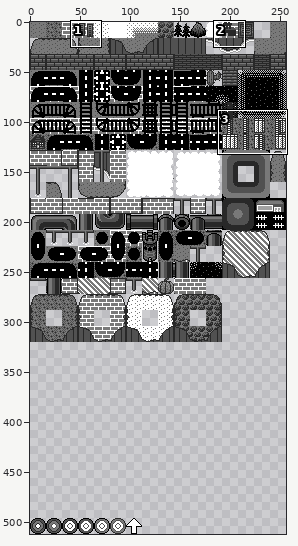
Sprite sheet, stored at bin/assets/img/tilesets/ow.png. The first picture is a wide view before the edit; the outline marks the close-up.
Close-up. Old version:
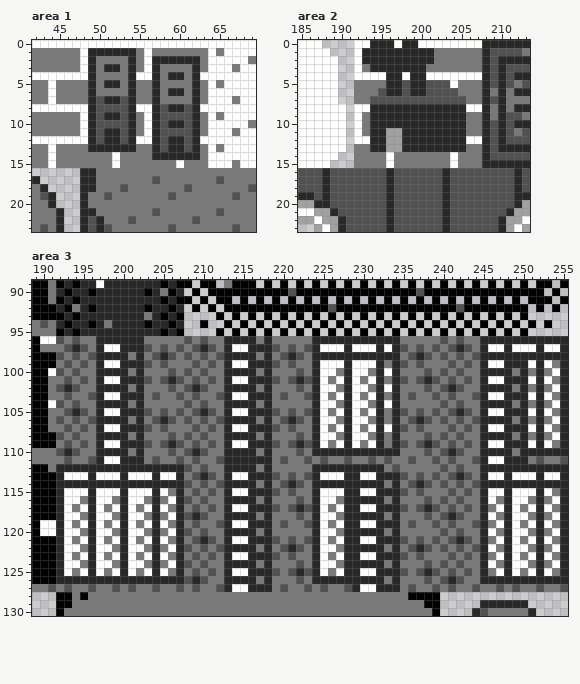
The file is 256x512 pixels. Shown: area 1: x 42..69, y 0..23; area 2: x 185..213, y 0..23; area 3: x 189..255, y 89..130. The commit also changed other parts of the picture, which this record leaves out.
And afterwards:
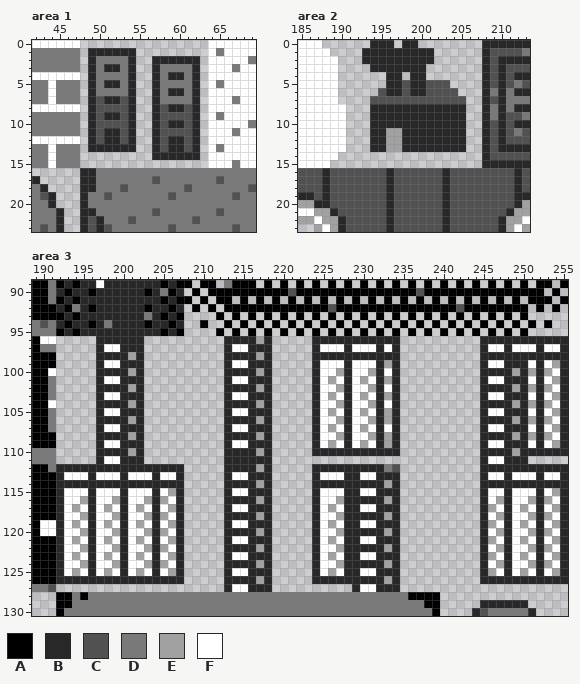
Palette (. is transparent): A #000000  B #282828  C #515151  D #797979  E #a1a1a1  F #ffffff
Changes in this commit:
Changed rows in their new state; - is an unchanged pixel.
Area 1:
first column x 48:
 0 ................
 1 .------.........
 2 .------..------.
 3 .------..------.
 4 .------..------.
 5 .------..------.
 6 .------..------.
 7 .------..------.
 8 .------..------.
 9 .------..------.
10 .------..------.
11 .------..------.
12 .------..------.
13 .------..------.
14 .........------.
15 ................
Area 2:
first column x 192:
 0 ..---.--........
 1 .---------......
 2 .---------......
 3 ..-------.......
 4 ....--.--.......
 5 ....--------....
 6 ...----------...
 7 ..------------..
 8 ..------------..
 9 ..------------..
10 ..------------..
11 ..------------..
12 ..------------..
13 ..------------..
14 ................
15 ................
Area 3:
first column x 192:
 96 .....------..........----E-.....-----------..........-----------
 97 .....------..........------.....-----------..........-----------
 98 .....----E-..........----E-.....-----------..........-----------
 99 .....------..........------.....---------E-..........---------E-
100 .....----E-..........----E-.....---E---E---..........----E-E-E--
101 .....------..........------.....--E---E--E-..........---------E-
102 .....----E-..........----E-.....---E---E---..........----E-E-E--
103 .....------..........------.....--E---E--E-..........---------E-
104 .....----E-..........----E-.....---E---E---..........----E-E-E--
105 .....------..........------.....--E---E--E-..........---------E-
106 .....----E-..........----E-.....---E---E-E-..........----E-E-E--
107 .....------..........------.....--E---E----..........---------E-
108 .....----E-..........----E-.....---E---E-E-..........----E-E-E--
109 .....------..........------.....--E---E--E-..........---------E-
110 .....----E-..........----E-.....-----------..........----E------
111 .....------..........------..........................------.....
112 ----------------.....----E-.....-----------..........-----------
113 ----------------.....------.....-----------..........-----------
114 ----------------.....----E-.....---------E-..........-----------
115 --------------E-.....------.....-----------..........---------E-
116 ---E---E---E-E--.....----E-.....---E-----E-..........--E---E-E--
117 --E---E---E---E-.....------.....--E--------..........-E---E---E-
118 ---E---E---E-E--.....----E-.....---E-----E-..........--E---E-E--
119 --E---E---E---E-.....------.....--E--------..........-E---E---E-
120 ---E---E---E-E--.....----E-.....---E-----E-..........--E---E-E--
121 --E---E---E---E-.....------.....--E--------..........-E---E---E-
122 ---E---E---E-E--.....----E-.....---E-----E-..........--E---E-E--
123 --E---E---E---E-.....------.....--E--------..........-E---E---E-
124 ---E---E---E-E--.....----E-.....---E-----E-..........--E---E-E--
125 --E---E---E---E-.....------.....--E--------..........-E---E---E-
126 ----------------.....----E-.....---------E-..........-----------
127 .....................------..........------.....................
Pixel boxes of the changes (left, top, right, bottom) in both close-ups:
erased: (80, 40, 208, 168)
erased: (354, 40, 482, 168)
changed: (56, 336, 224, 592)
changed: (256, 336, 568, 592)
